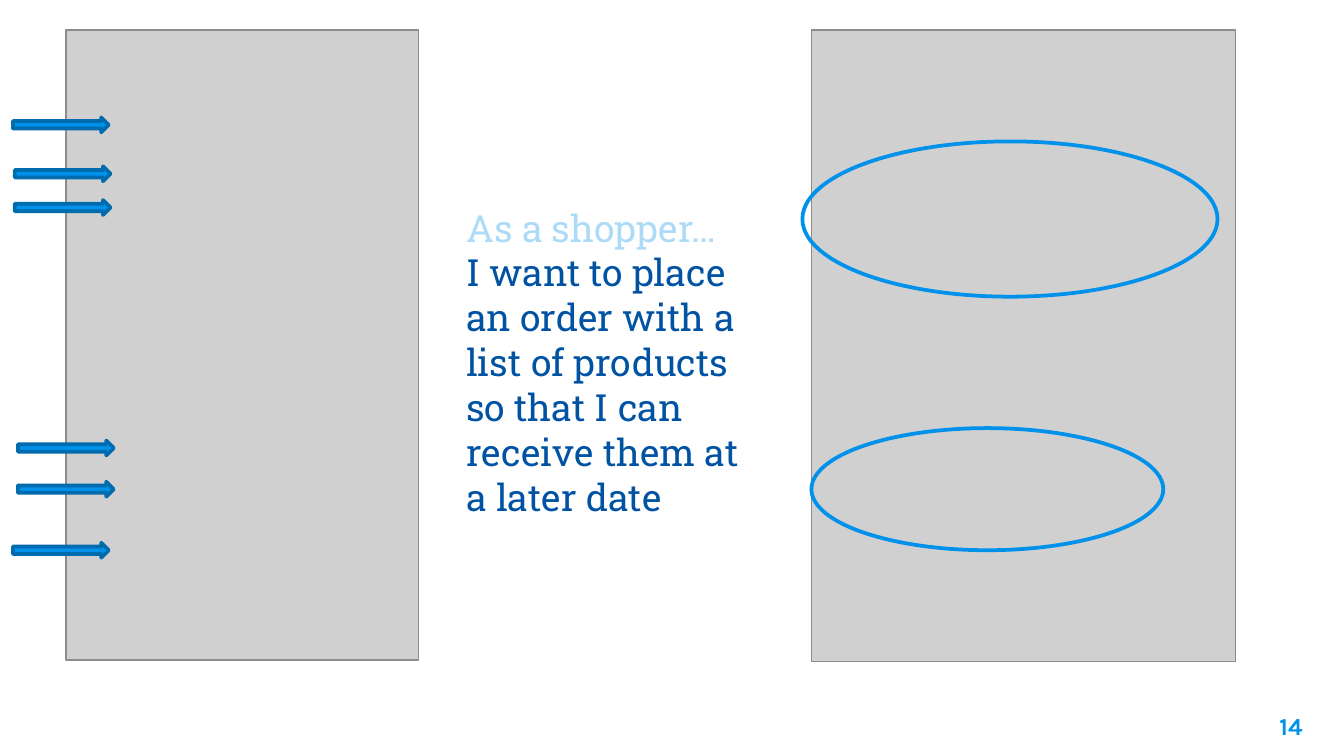
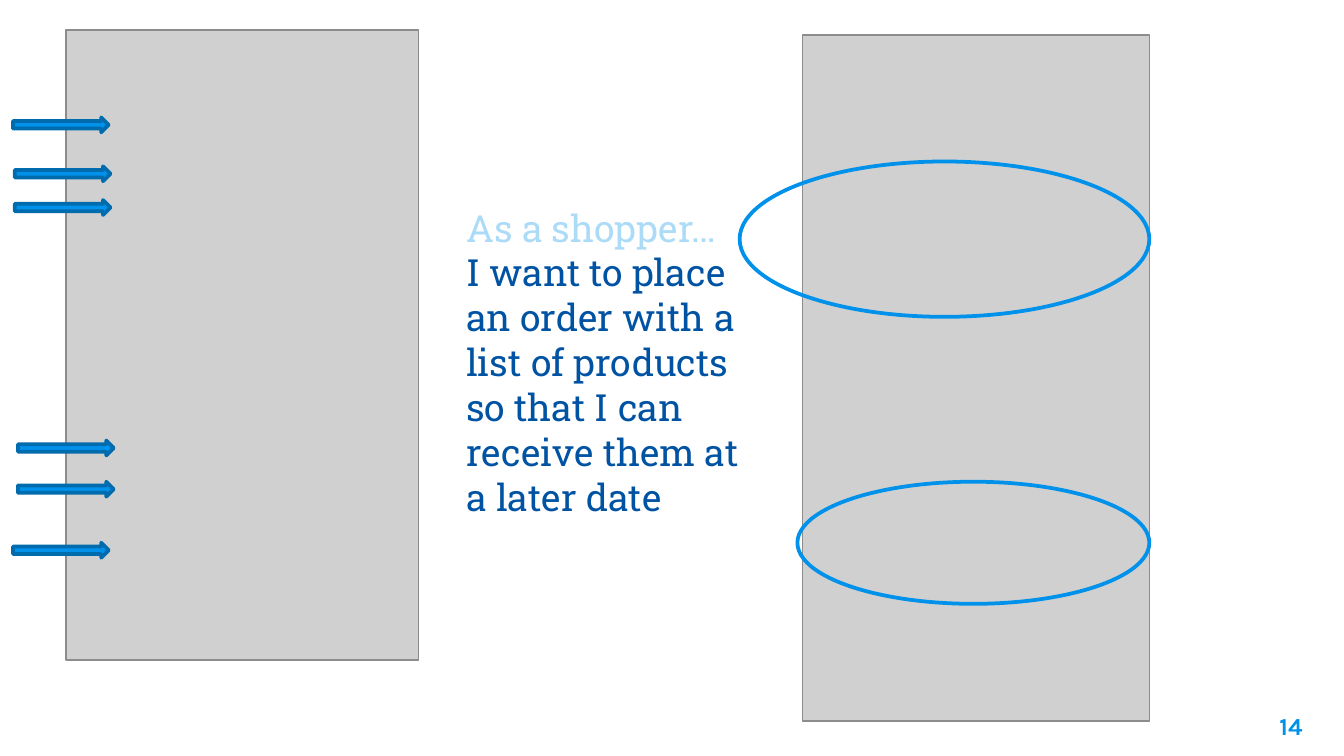
Before and after one commit to benjaminsampica/techtalks, a slide deck: slide 14 of VerticalSliceArchitecture/Vertical Slice Architecture.pptx. Drawn at 1344x756 pixels with LibreOffice and Linux fonts; fonts in the diff are those of the drawing; grey boxes stand for pictures; background and template pictures are left out. Boxes give left, top, right and bottom in pixels: in the first picture for what was removed or moved away, otherwise in the second. Text is boxed around its words. In the diff, an @@ line names an element or a change of style, - is before the commit and + after.

```diff
--- a/VerticalSliceArchitecture/Vertical Slice Architecture.pptx
+++ b/VerticalSliceArchitecture/Vertical Slice Architecture.pptx
@@ picture: place and size @@
-picture at [812, 30, 1235, 661]
+picture at [802, 35, 1149, 720]
@@ ellipse: place and size @@
-ellipse at [802, 141, 1218, 297]
+ellipse at [739, 161, 1149, 317]
@@ ellipse: place and size @@
-ellipse at [812, 429, 1164, 551]
+ellipse at [797, 481, 1149, 603]
```
Also in this commit, not shown: 2 other files.
